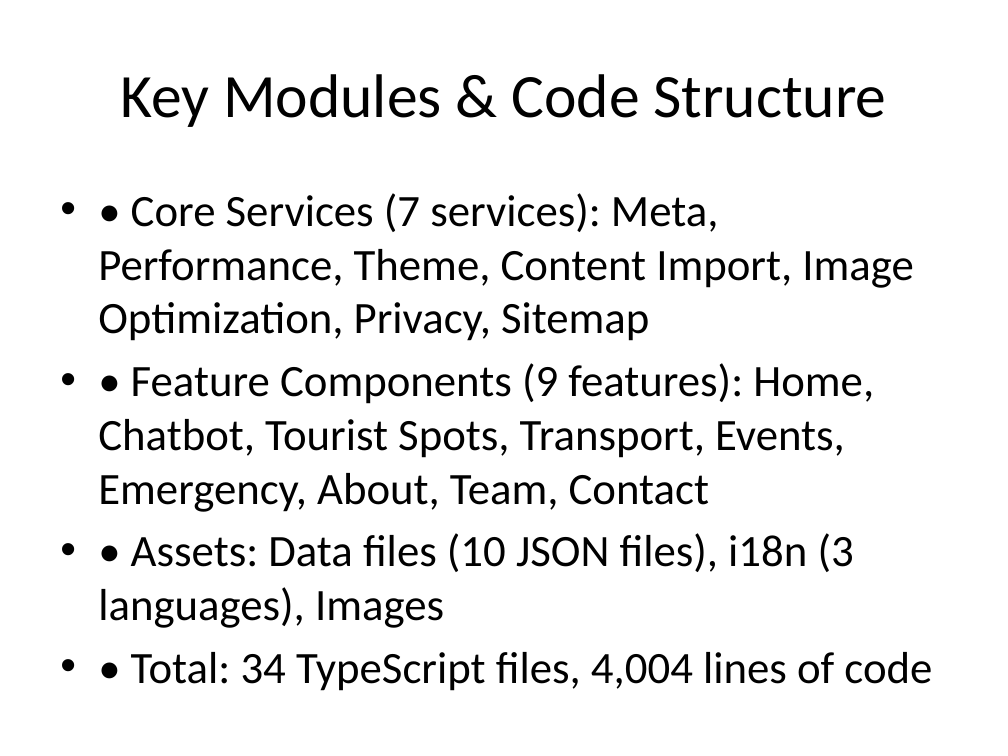
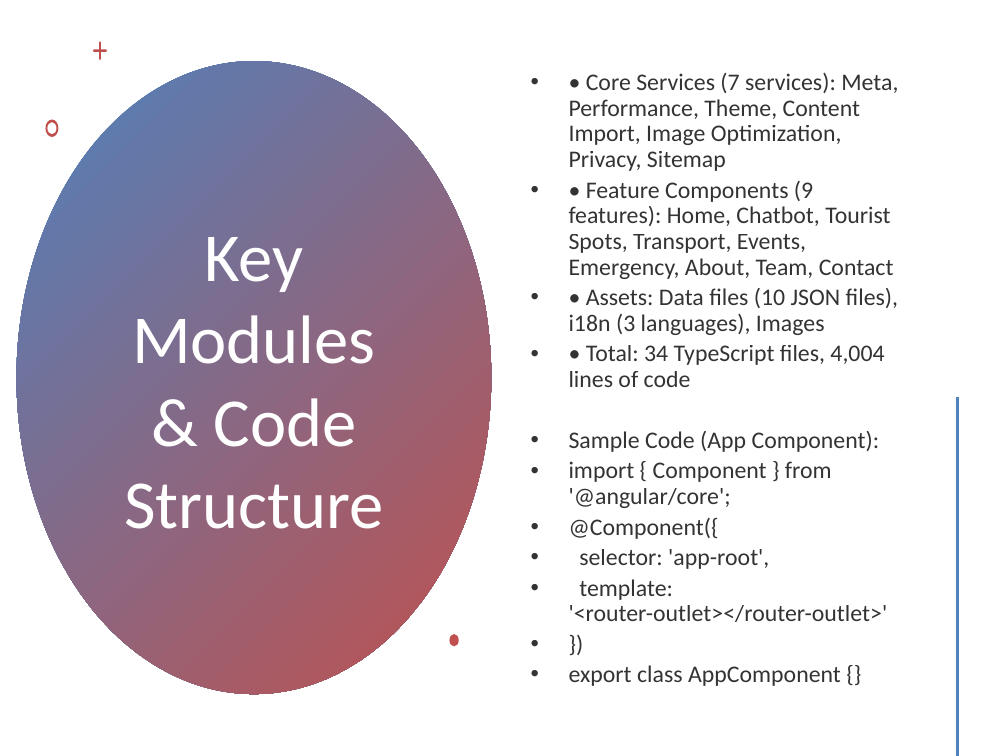
Before and after one commit to Attari-Home/ai-chatbot-ali, a slide deck: slide 4 of presentation.pptx. Drawn at 1008x756 pixels with LibreOffice and Linux fonts; fonts in the diff are those of the drawing. Boxes give left, top, right and bottom in pixels: in the first picture for what was removed or moved away, otherwise in the second. Text is boxed around its words. In the diff, an @@ line names an element or a change of style, - is before the commit and + after.

Commit message:
auto: update project presentation with new slides and assets

```diff
--- a/presentation.pptx
+++ b/presentation.pptx
@@ freeform shape added at (93, 41, 107, 60), fill #C0504D @@
@@ text "• Core Services (7 services): ...": place and size @@
-text "• Core Services (7 services): ..." at (98, 193, 932, 691)
+text "• Core Services (7 services): ..." at (569, 73, 898, 686)
@@ text "• Core Services (7 services): ..." at (569, 73, 898, 686): size 32 to 17 pt, text colour #000000 to #000000 at 80% opacity; line spacing 1 to 0.9; less space between paragraphs; vertical alignment top to middle @@
@@ ellipse added at (16, 61, 491, 695), fill gradient #4F81BD to #C0504D @@
@@ freeform shape added at (45, 120, 58, 137), fill #C0504D @@
@@ title "Key Modules & Code Structure": place and size @@
-title "Key Modules & Code Structure" at (120, 74, 887, 127)
+title "Key Modules & Code Structure" at (124, 237, 383, 529)
@@ title "Key Modules & Code Structure" at (124, 237, 383, 529): size 44 to 49 pt, text colour #000000 to #FFFFFF @@
@@ line added from (958, 398) to (958, 755), #C0504D 2 pt @@
@@ freeform shape added at (450, 634, 459, 646), fill #C0504D @@
```
Also in this commit, not shown: 6 other slides changed.
